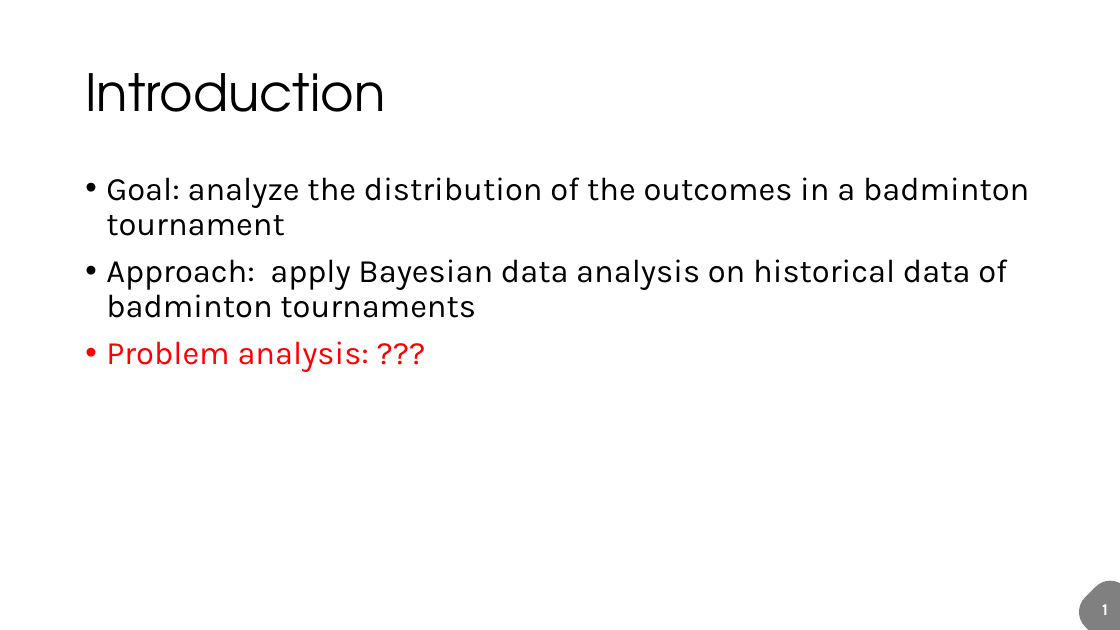
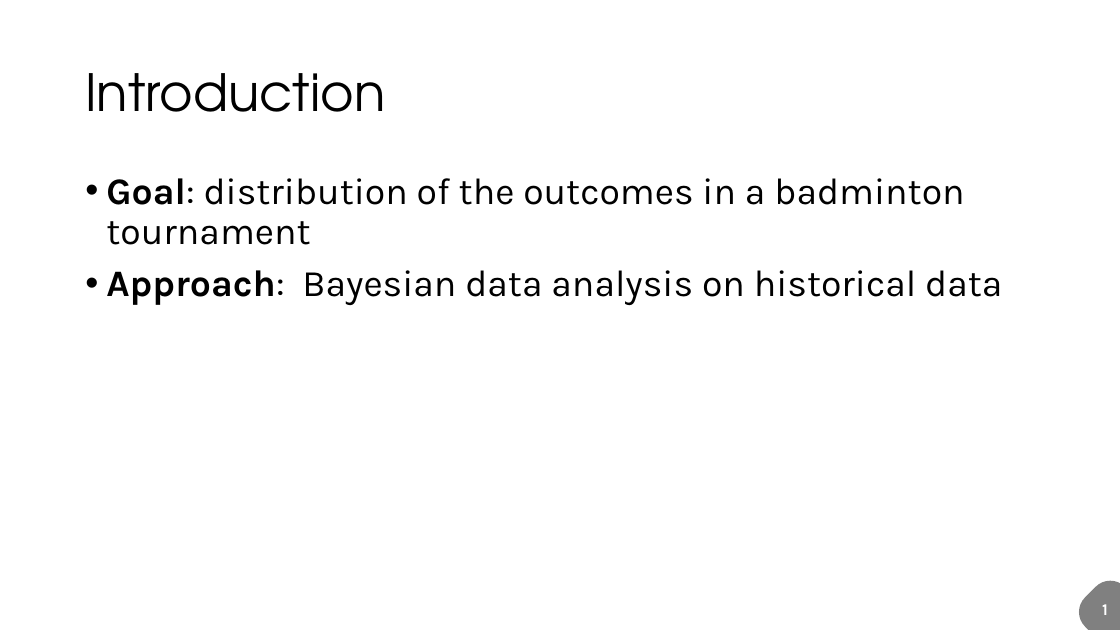
Before and after one commit to fuksi/bda_project_2018, a slide deck: slide 2 of BWF_presentation.pptx. Drawn at 1120x630 pixels with LibreOffice and Linux fonts; fonts in the diff are those of the drawing. Boxes give left, top, right and bottom in pixels: in the first picture for what was removed or moved away, otherwise in the second. Text is boxed around its words. In the diff, an @@ line names an element or a change of style, - is before the commit and + after.

```diff
--- a/BWF_presentation.pptx
+++ b/BWF_presentation.pptx
@@ text at (106, 178, 1002, 305): text changed; size 28 to 32 pt @@
-• Goal: analyze the distribution of the outcomes in a badminton tournament
-• Approach: apply Bayesian data analysis on historical data of badminton tournaments
-• Problem analysis: ???
+• Goal: distribution of the outcomes in a badminton tournament
+• Approach: Bayesian data analysis on historical data
```
Also in this commit, not shown: 11 other slides changed, 2 slides added, 1 other file.
